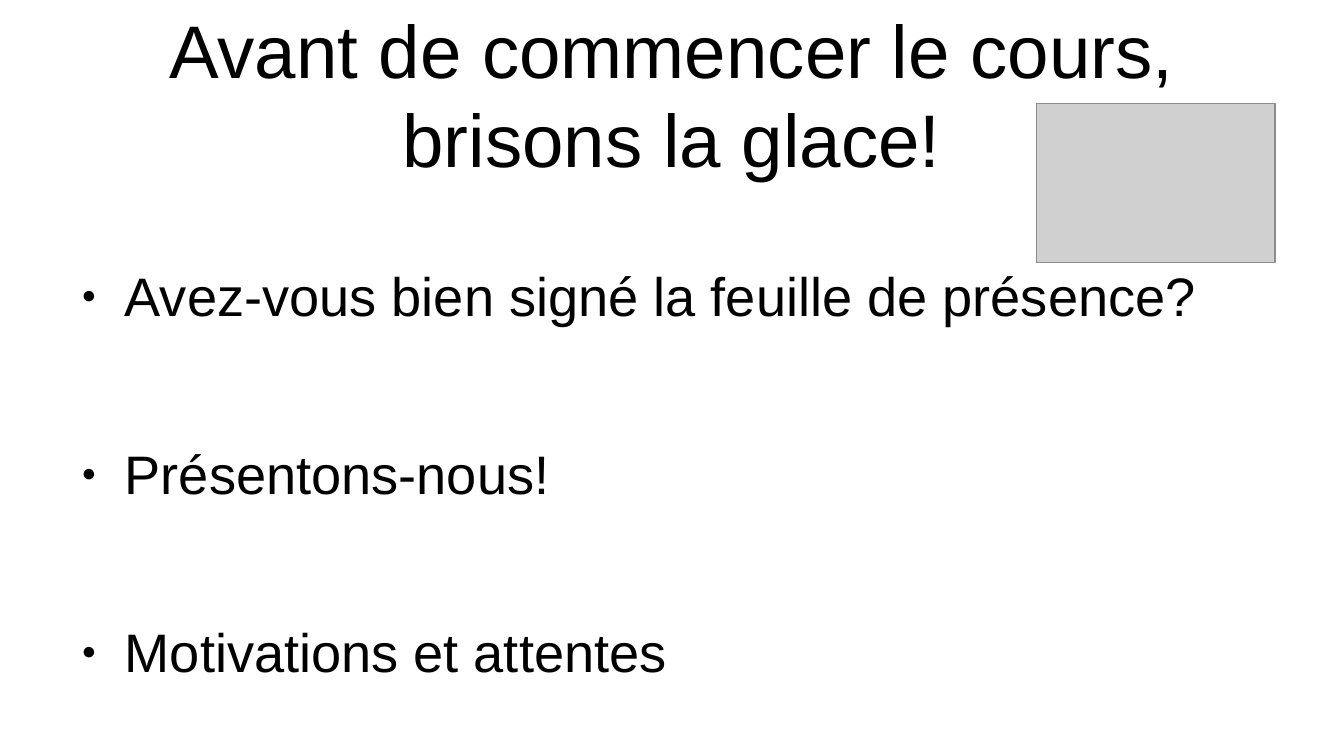
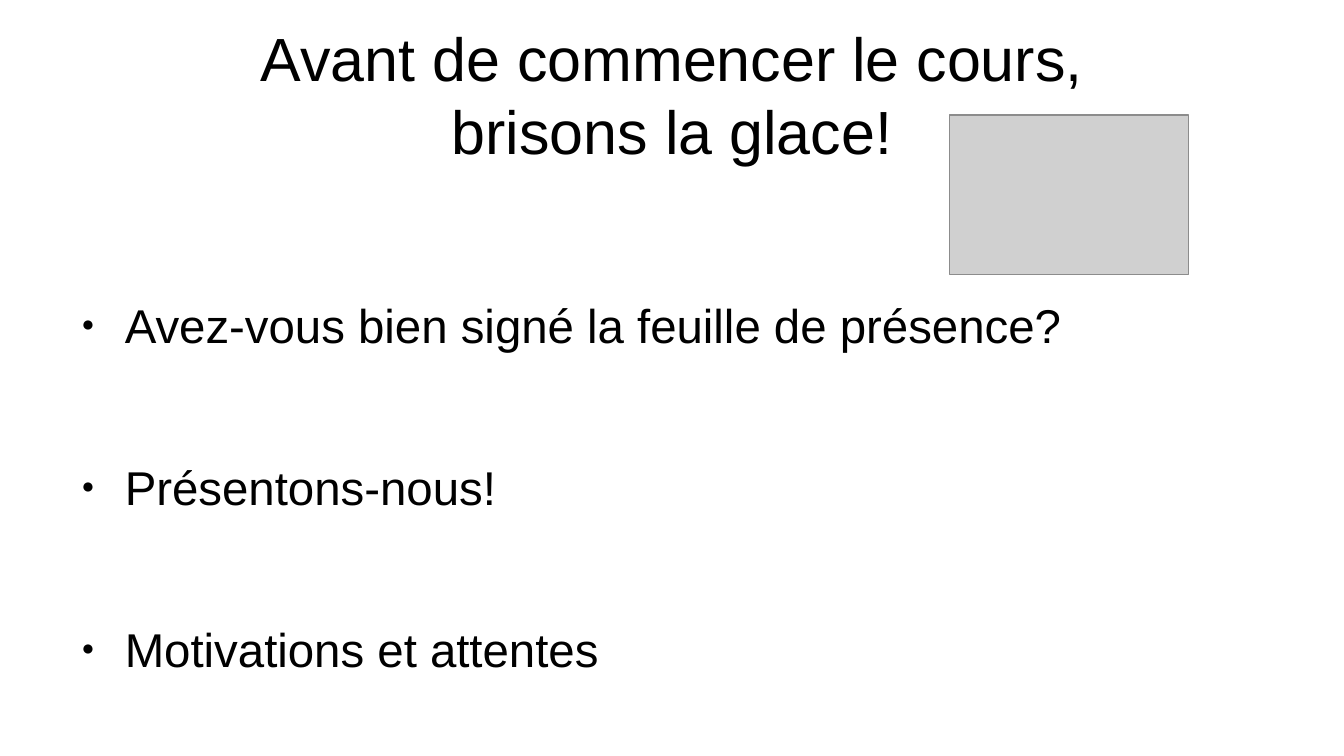
Before and after one commit to mjamotte/quantum_info_DLH, a slide deck: slide 2 of slides/entree_en_matiere.odp. Drawn at 1344x756 pixels with LibreOffice and Linux fonts; fonts in the diff are those of the drawing; grey boxes stand for pictures. Boxes give left, top, right and bottom in pixels: in the first picture for what was removed or moved away, otherwise in the second. Text is boxed around its words. In the diff, an @@ line names an element or a change of style, - is before the commit and + after.

```diff
--- a/slides/entree_en_matiere.odp
+++ b/slides/entree_en_matiere.odp
@@ title "Avant de commencer le cours, ..." at (261, 36, 1083, 165): size 44 to 36 pt @@
@@ picture: place and size @@
-picture at (1037, 104, 1276, 263)
+picture at (950, 115, 1189, 274)
@@ text "Avez-vous bien signé la feuille ...": place and size @@
-text "Avez-vous bien signé la feuille ..." at (125, 276, 1196, 673)
+text "Avez-vous bien signé la feuille ..." at (125, 308, 1061, 668)
@@ text "Avez-vous bien signé la feuille ..." at (125, 308, 1061, 668): size 32 to 28 pt @@
```
Also in this commit, not shown: 2 other slides changed, 8 other files.
